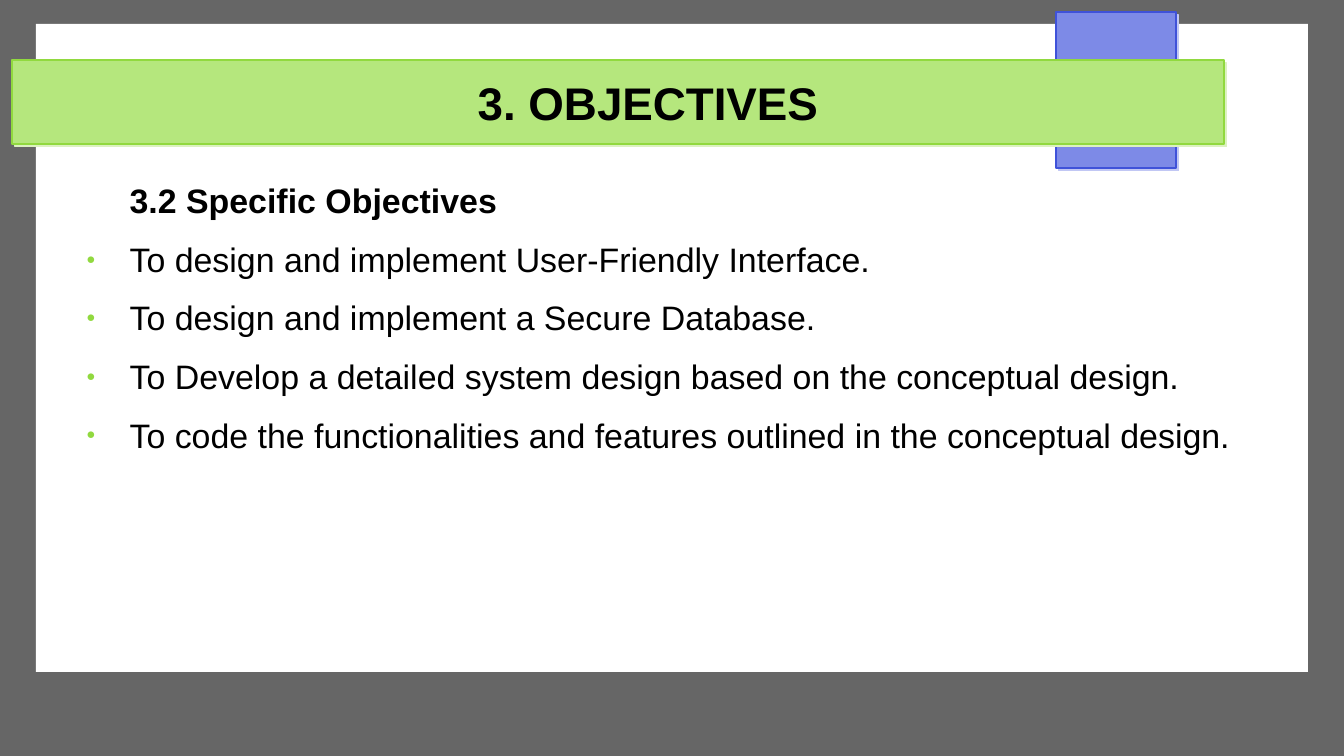
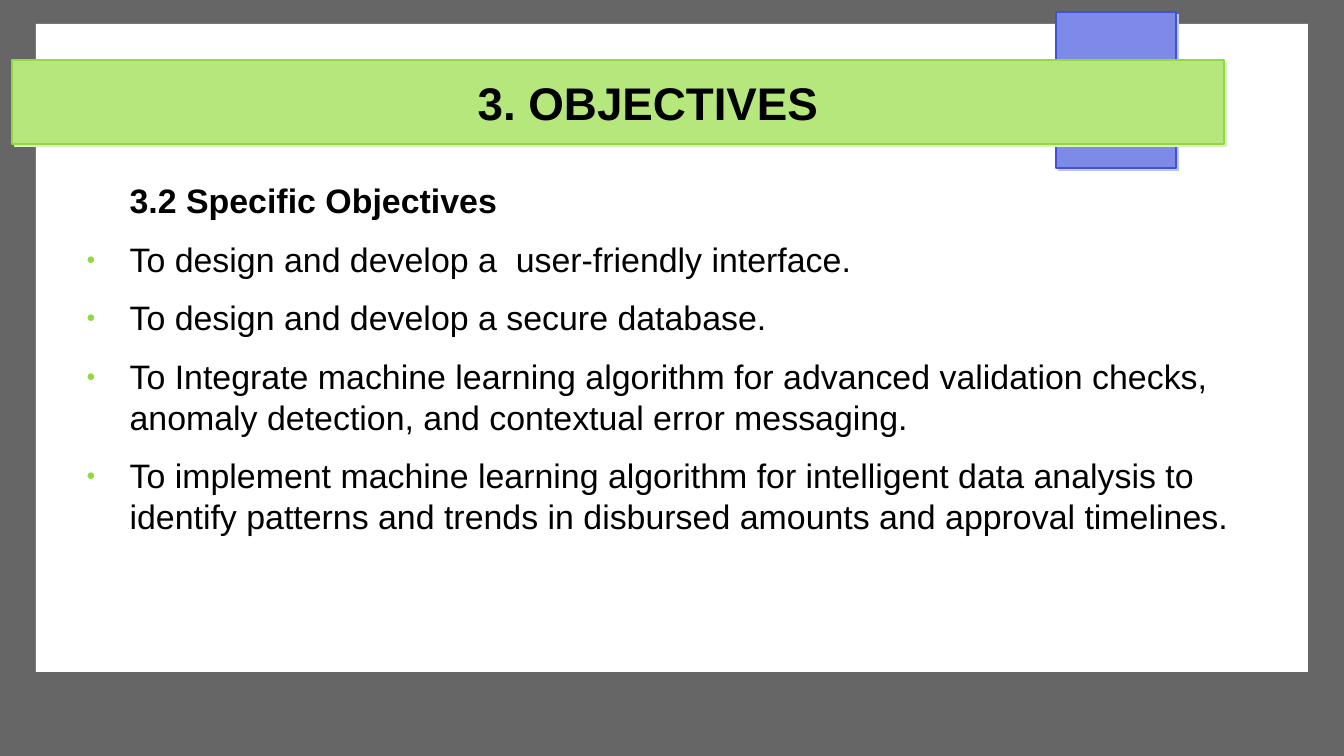
Before and after one commit to Michael-Otieno-Kasuku/Mashinani, a slide deck: slide 10 of docs/proposal/mashinani.odp. Drawn at 1344x756 pixels with LibreOffice and Linux fonts; fonts in the diff are those of the drawing. Boxes give left, top, right and bottom in pixels: in the first picture for what was removed or moved away, otherwise in the second. Text is boxed around its words. In the diff, an @@ line names an element or a change of style, - is before the commit and + after.

```diff
--- a/docs/proposal/mashinani.odp
+++ b/docs/proposal/mashinani.odp
@@ text at <box>130,247,1228,536</box>: text changed @@
-● To design and implement User-Friendly Interface.
-● To design and implement a Secure Database.
-● To Develop a detailed system design based on the conceptual design.
-● To code the functionalities and features outlined in the conceptual design.
+● To design and develop a user-friendly interface.
+● To design and develop a secure database.
+● To Integrate machine learning algorithm for advanced validation checks, anomaly detection, and contextual error messaging.
+● To implement machine learning algorithm for intelligent data analysis to identify patterns and trends in disbursed amounts and approval timelines.
```
Also in this commit, not shown: 7 other slides changed, 1 other file.
